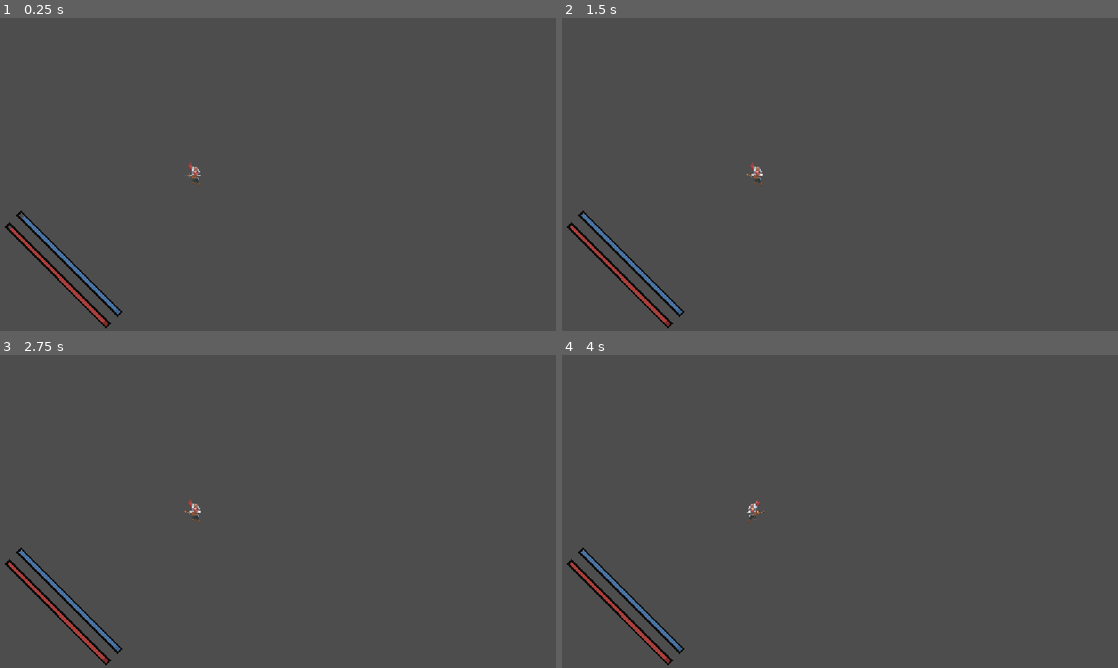
Above: before the commit, frames 1-4 (two rows, left to right).
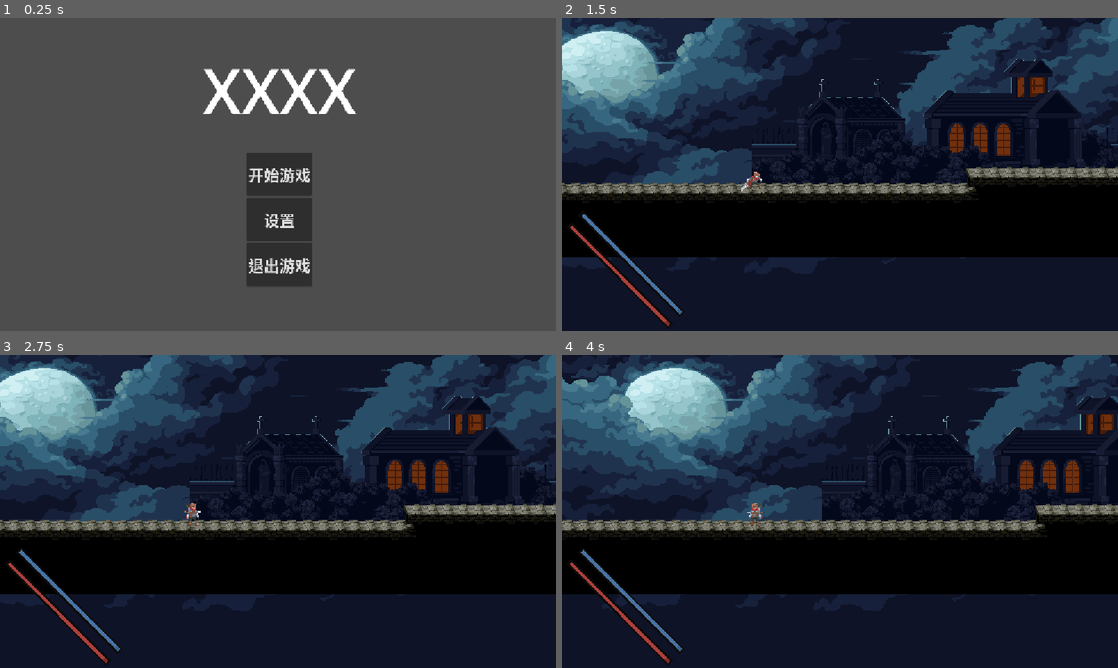
Above: after the commit, the same moments.

Repository: soufih/Dodot_Demo
Game: Godot game, scene res://Scene/Map/MainScene/MainScene.tscn
Same seed, same stepped clock (60 frames per second), same inputs: the game is played once before the commit and once after it. Before the commit the project starts from res://Scene/MainScene/MainScene.tscn.
Inputs (mouse positions are in pixels of both pictures, inside the frame that each line leads up to):
- Up to frame 1 (0.25 s): no input
- Up to frame 2 (1.5 s): click (840, 174) at 0.5 s, where only the run after the commit has a clickable "开始游戏"; tap Enter at 1.25 s; move the mouse to (962, 158) at 1.27 s; hold D (MoveRight) from 1.28 s (still down); tap J (Attack) at 1.35 s; click (962, 158) at 1.42 s
- Up to frame 3 (2.75 s): tap W (Jump) at 1.52 s; release D (MoveRight) at 2 s; drag from (166, 527) to (250, 574) at 2.02 s
- Up to frame 4 (4 s): tap Space at 2.75 s; move the mouse to (895, 442) at 2.77 s; hold A (MoveLeft) 2.78-3.5 s; hold Shift 2.78-3.5 s; drag from (812, 574) to (673, 464) at 3.52 s

The runs differ from the first frame. In frame 1, 7.6% of the frame differs, in the area x 0-65%, y 16-100%; in frame 2, 97%, in the area x 0-100%, y 0-100%; in frame 3, 97%; in frame 4, 97%.
Error before the commit: Attempt to call function 'get_line' in base 'null instance' on a null instance. (res://Script/System/LevelGenerator.gd:58)

Commit message:
结构优化

Diff:
--- a/Scene/MainScene/MainScene.tscn
+++ /dev/null
@@ -1,3 +0,0 @@
-[gd_scene format=3 uid="uid://bpkdfkxoa4u4p"]
-
-[node name="MainScene" type="Node2D"]
--- a/Scene/Map/Home/Home.tscn
+++ b/Scene/Map/Home/Home.tscn
@@ -1,10 +1,11 @@
-[gd_scene load_steps=9 format=4 uid="uid://5x746yhfjp3c"]
+[gd_scene load_steps=10 format=4 uid="uid://5x746yhfjp3c"]
 
 [ext_resource type="Texture2D" uid="uid://d4kr1vwrt4p8" path="res://Rescource/Static/TileSet/Final/Background_0.png" id="1_oxw1y"]
 [ext_resource type="Texture2D" uid="uid://c6fbfl6suptcb" path="res://Rescource/Static/TileSet/Final/Background_1.png" id="2_0qttu"]
 [ext_resource type="Texture2D" uid="uid://dhjcymkjsoi6y" path="res://Rescource/Static/TileSet/Final/Tiles.png" id="2_hly1h"]
 [ext_resource type="Texture2D" uid="uid://bl3h2gyh1bkyd" path="res://Rescource/Static/TileSet/Final/brush.png" id="4_dkyxa"]
 [ext_resource type="PackedScene" uid="uid://dkpfad1e406sr" path="res://Scene/Map/Barrier.tscn" id="5_dkyxa"]
+[ext_resource type="Script" uid="uid://ikp4rqib57ny" path="res://Script/Map/Startpoint.gd" id="6_p4x0u"]
 
 [sub_resource type="TileSetAtlasSource" id="TileSetAtlasSource_0qttu"]
 texture = ExtResource("2_hly1h")
@@ -575,7 +576,6 @@
 sources/1 = SubResource("TileSetAtlasSource_p4x0u")
 
 [node name="Home" type="Node2D"]
-position = Vector2(0, 220)
 
 [node name="Background0" type="Sprite2D" parent="."]
 position = Vector2(111.99997, -41.000004)
@@ -596,3 +596,7 @@
 
 [node name="Barrier2" parent="." instance=ExtResource("5_dkyxa")]
 position = Vector2(-531, -34)
+
+[node name="Startpoint" type="Marker2D" parent="."]
+position = Vector2(1, -92)
+script = ExtResource("6_p4x0u")
--- /dev/null
+++ b/Scene/Map/Level/LevelScene.tscn
@@ -0,0 +1,6 @@
+[gd_scene load_steps=2 format=3 uid="uid://dn6etfky2c7oa"]
+
+[ext_resource type="Script" uid="uid://ddn02rt4ig6n8" path="res://Script/Map/level_scene.gd" id="1_kghl0"]
+
+[node name="LevelScene" type="Node2D"]
+script = ExtResource("1_kghl0")
--- /dev/null
+++ b/Scene/Map/MainScene/MainScene.tscn
@@ -0,0 +1,13 @@
+[gd_scene load_steps=2 format=3 uid="uid://bpkdfkxoa4u4p"]
+
+[ext_resource type="PackedScene" uid="uid://dj557uye5f0gc" path="res://UI/MainScene_UI/Mainmenu.tscn" id="1_1trh6"]
+
+[node name="MainScene" type="Node2D"]
+
+[node name="CanvasLayer" type="CanvasLayer" parent="."]
+
+[node name="Mainmenu" parent="CanvasLayer" instance=ExtResource("1_1trh6")]
+offset_left = 3.0
+offset_top = 2.0
+offset_right = 3.0
+offset_bottom = 2.0
--- a/Scene/Map/TestMap.tscn
+++ b/Scene/Map/TestMap.tscn
@@ -1,6 +1,6 @@
 [gd_scene load_steps=2 format=3 uid="uid://vc4v0c4ketm6"]
 
-[ext_resource type="Script" uid="uid://bp2w26nctj7d6" path="res://Script/System/LevelGenerator.gd" id="1_xqt6b"]
+[ext_resource type="Script" uid="uid://bp2w26nctj7d6" path="res://Script/Map/LevelGenerator.gd" id="1_xqt6b"]
 
 [node name="Node" type="Node"]
 script = ExtResource("1_xqt6b")
--- /dev/null
+++ b/Script/Base/BaseMapSence.gd
@@ -0,0 +1,2 @@
+extends Node
+class_name BaseMapSence
--- /dev/null
+++ b/Script/Base/BaseUISence.gd
@@ -0,0 +1,2 @@
+extends Node
+class_name BaseUISence
--- a/Script/Base/BaseWeapon.gd
+++ b/Script/Base/BaseWeapon.gd
@@ -1,15 +1,13 @@
 class_name BaseWeapon
 extends AnimatedSprite2D
 
-var Porperty:WeaponPorperty
+@onready var Porperty:WeaponPorperty = WeaponManager.get_weapon_porperty(self.name)
+@onready var Hitboxs:Marker2D = get_node("Hitboxs")
+
 var Rank:int = 1
-var Hitboxs:Marker2D
 var EquipmentOwner: BaseCharacter
 
-
 func _ready() -> void:
-	Porperty =  WeaponManager.get_weapon_porperty(self.name)
-	Hitboxs = get_node("Hitboxs")
 	add_to_group("Weapon")
 
 ##执行攻击
--- a/Script/DataAccess/DataLoader.gd
+++ b/Script/DataAccess/DataLoader.gd
@@ -9,12 +9,15 @@
 	ResourceManager.load_item_catalog()
 	WeaponManager.load_weapon()
 	EnemyManager.load_enemy()
-	LevelGenerator.prepare_generating()
+	# LevelGenerator.prepare_generating()
 
 
-	HERO = preload("res://Scene/Hero/Hero.tscn").instantiate()
+	# HERO = preload("res://Scene/Hero/Hero.tscn").instantiate()
+	# HERO.hide()
+	# add_child(HERO)
 
-	LevelGenerator.generate_level(0)
+
+	# LevelGenerator.generate_level(0)
 
 	# var TestMap = preload("res://Scene/Map/Home/Home.tscn").instantiate()
 	# add_child(TestMap)
@@ -25,4 +28,12 @@
 	# var Enemy2 = preload("res://Scene/Enemy/Enemy2.tscn").instantiate()
 	# add_child(Enemy2)
 
-	add_child(HERO)
+
+func set_hero(hero:BaseCharacter):
+	if hero:
+		HERO = hero
+
+func get_hero():
+	if HERO:
+		return HERO
+	return null
--- a/Script/System/LevelGenerator.gd
+++ b/Script/Map/LevelGenerator.gd
@@ -1,17 +1,15 @@
 extends Node
 
-var ReferLevelRoomLog:LevelRoomLog
-var ReferLevelTemplateLog:LevelTemplateLog
+static var ReferLevelRoomLog:LevelRoomLog
+static var ReferLevelTemplateLog:LevelTemplateLog
 
 var Startpoint:Vector2i
-var RoomLoadThreads:Thread = Thread.new()
 
 #房间数据初始化
 func prepare_generating():
 	randomize()
 	load_level_room_log()
 	load_level_template_log()
-	create_threads()
 
 #生成关卡
 func generate_level(level: int):
@@ -21,12 +19,16 @@
 
 #加载房间列表
 func load_level_room_log():
+	if ReferLevelRoomLog:
+		return
 	ReferLevelRoomLog = load("uid://dh3a2qfk263s4") as LevelRoomLog
 	if !ReferLevelRoomLog:
 		push_error("ERRO!WHEN LOAD ROOMS OF LEVEL")
 
 #加载模板列表
 func load_level_template_log():
+	if ReferLevelTemplateLog:
+		return
 	ReferLevelTemplateLog = load("uid://imcee336yrsx") as LevelTemplateLog
 	if !ReferLevelTemplateLog:
 		push_error("ERRO!WHEN LOAD LEVEL TEMPLATE")
@@ -196,8 +198,10 @@
 
 #生成玩家
 func generate_player():
-	var player:BaseCharacter = DataLoader.HERO
-	player.global_position = Startpoint
+	var hero = load("res://Scene/Hero/Hero.tscn").instantiate()
+	DataLoader.set_hero(hero)
+	add_child(hero)
+	hero.global_position = Startpoint
 	print("Done! Generate Player")
 
 ##销毁关卡
--- /dev/null
+++ b/Script/Map/LevelInformation.gd
@@ -0,0 +1,11 @@
+extends Node
+
+@export var Level:int = 0
+@export var LevelName:String = ""
+
+func set_level_info(level:int, level_name:String) -> void:
+	Level = level
+	LevelName = level_name
+
+func get_level_info() -> Dictionary:
+	return {"Level": Level, "LevelName": LevelName}
--- /dev/null
+++ b/Script/Map/Startpoint.gd
@@ -0,0 +1,6 @@
+extends Node2D
+
+func _ready() -> void:
+	var hero = load("res://Scene/Hero/Hero.tscn").instantiate()
+	DataLoader.set_hero(hero)
+	add_child(hero)
--- /dev/null
+++ b/Script/Map/level_scene.gd
@@ -0,0 +1,11 @@
+extends Node2D
+
+static var LvGenerator:LevelGenerator = LevelGenerator.new()
+
+func _init() -> void:
+	generate_level(LevelInformation.get_level_info()["Level"])
+
+##生成关卡
+func generate_level(level:int) -> void:
+	if LvGenerator:
+		LvGenerator.call_deferred("generate_level", level)
--- a/Script/System/BackpackSystem.gd
+++ b/Script/System/BackpackSystem.gd
@@ -212,10 +212,12 @@
 	ContianerX = newContianerX
 	SignalBus.backpack_changed.emit()
 
+
 func set_contianer_y(newContianerY: int):
 	ContianerY = newContianerY
 	SignalBus.backpack_changed.emit()
 
+
 func set_current_contianer(newCurrentContianer: int):
 	CurrentContianer = newCurrentContianer
 	SignalBus.backpack_changed.emit()
--- a/Script/System/CompoundSystem.gd
+++ b/Script/System/CompoundSystem.gd
@@ -1,31 +1,31 @@
-extends Node
-
+extends RefCounted
+class_name CompondSystem
 
 ##查询产物
 func query_product(id: int) ->Array[int]:
-    var products:Array[int] = ResourceManager.get_item_products(id)
-    return products
+	var products:Array[int] = ResourceManager.get_item_products(id)
+	return products
 
 ##查询配方
 func query_recipe(id: int) ->Array[int]:
-    var recipe:Array[int] = ResourceManager.get_item_recipe(id)
-    return recipe
+	var recipe:Array[int] = ResourceManager.get_item_recipe(id)
+	return recipe
 
 ##合成物品
 func compound(id: int) ->bool:
-    #获取配方
-    var recipe:Array[int] = query_recipe(id)
+	#获取配方
+	var recipe:Array[int] = query_recipe(id)
 
-    if recipe.size() == 0:  #没有配方
-        return false
+	if recipe.size() == 0:  #没有配方
+		return false
 
-    #检查材料是否足够
-    for item_id in recipe:
-        if WarehouseSystem.get_item_count(item_id) <= 0:
-            return false
+	#检查材料是否足够
+	for item_id in recipe:
+		if WarehouseSystem.get_item_count(item_id) <= 0:
+			return false
 
-    #扣除材料
-    for item_id in recipe:
-        WarehouseSystem.modify_item_count(item_id, -1)
+	#扣除材料
+	for item_id in recipe:
+		WarehouseSystem.modify_item_count(item_id, -1)
 
-    return true
+	return true
--- a/Script/System/DamageSystem.gd
+++ b/Script/System/DamageSystem.gd
@@ -1,4 +1,4 @@
-extends Node
+extends RefCounted
 
 ##伤害检测
 func damage_assess(Source:BaseCharacter, Target:BaseCharacter, Attack:DamagePorperty):
--- a/Script/System/DroppedItemSystem.gd
+++ b/Script/System/DroppedItemSystem.gd
@@ -1,7 +1,6 @@
 extends Node
 
 var dropped_item_scene:PackedScene = preload("uid://brjmaexsiviws")
-
 
 
 func create_dropped_item(item_list:Array, postion:Vector2i):
--- a/Script/System/Enum.gd
+++ b/Script/System/Enum.gd
@@ -1,4 +1,5 @@
-extends Node
+extends RefCounted
+class_name ENUM
 
 ##伤害类型
 enum DamageType {Physics, Fire, Ice}
--- a/Script/System/UIManager.gd
+++ b/Script/System/UIManager.gd
@@ -11,7 +11,6 @@
 func _ready() -> void:
 	load_ui_layer_config()
 
-
 	load_ui("uid://dg5jscvs3feh3") #装备栏UI
 	load_ui("uid://1s1kttvb6l7w") #物品栏UI
 	load_ui("uid://cyy1mus77qou1")#暂停菜单UI
@@ -21,7 +20,6 @@
 func load_ui_layer_config():
 	var TmpSlotLayer = CanvasLayer.new()
 	UILayer = CanvasLayer.new()
-
 
 	add_child(TmpSlotLayer)
 	add_child(UILayer)
@@ -78,6 +76,7 @@
 	if UIStack.size() > 0:
 		var top_ui: BaseUI = UIStack[UIStack.size() - 1]
 		top_ui.hide()
+		is_paused = false
 	else: #栈为空时打开暂停菜单
 		open_pause_menu()
 
--- /dev/null
+++ b/Script/UI_Script/LevelMap/select_level.gd
@@ -0,0 +1,8 @@
+extends Node
+
+var GenerateThread:Thread = null
+static var LvGenerator:LevelGenerator = LevelGenerator.new()
+
+func _ready() -> void:
+	GenerateThread = Thread.new()
+	LvGenerator.prepare_generating()
--- a/Script/UI_Script/Mainmenu.gd
+++ b/Script/UI_Script/Mainmenu.gd
@@ -5,19 +5,21 @@
 @onready var quit_button = $ButtonContainer/quit
 
 func _ready() -> void:
-	begin()
 	start_button.pressed.connect(on_start_pressed)
 	setting_button.pressed.connect(on_setting_pressed)
 	quit_button.pressed.connect(on_quit_pressed)
 
 
 func on_start_pressed():
-	SceneLoader.next_scene = "res://Scene/MainScene/MainScene.tscn"
-	get_tree().change_scene_to_packed(SceneLoader.loading_scene)
-#跳转游戏界面
+	$".".visible = false
+	var loading_scene = load("res://UI/Loading_screen/loading_screen.tscn").instantiate()
+	loading_scene.set_next_scene("res://Scene/Map/Home/Home.tscn")
+	$"..".add_child(loading_scene)
+
 
 func on_setting_pressed():
 	UIManager.setting_panel_instance.show()
 
+
 func on_quit_pressed():
 	get_tree().quit()
--- a/Script/UI_Script/loading_screen.gd
+++ b/Script/UI_Script/loading_screen.gd
@@ -1,17 +1,32 @@
 extends BaseUI
+class_name LoadingScreenUI
 
-func _ready() -> void:
-	begin()
-	#ResourceLoader.load_threaded_request()
-#加载资源
+@onready var Bar = $ProgressBar
+@onready var progress_number_Lb = $progress_number_Lb
+
+var next_scene:String
+
+
+func _enter_tree() -> void:
+	ResourceLoader.load_threaded_request(next_scene, '', true)
+
 
 func _process(_delta: float) -> void:
+	#获取加载进度
 	var progress = []
-	#ResourceLoader.load_threaded_get_status()
-	$ProgressBar.value = progress[0] * 100
-	$progress_number_Lb.text = str(progress[0] * 100)+"%"
+	ResourceLoader.load_threaded_get_status(next_scene,progress)
 
-	#if progress[0] == 1:
-		#var packed_scene = ResourceLoader.load_threaded_get()
-		#get_tree().change_scene_to_packed(packed_scene)
-#	加载完成后跳转下一个界面
+	#更新进度条
+	Bar.value = progress[0] * 100
+	progress_number_Lb.text = str(Bar.value)+"%"
+
+	#加载完成后跳转下一个界面
+	if progress[0] == 1:
+		var original_scene: Node2D= get_tree().current_scene
+		var packed_scene = ResourceLoader.load_threaded_get(next_scene)
+		get_tree().change_scene_to_packed(packed_scene)
+		original_scene.queue_free()
+
+
+func set_next_scene(scene_path:String) -> void:
+	next_scene = scene_path
--- a/Script/UI_Script/player_state_ui.gd
+++ b/Script/UI_Script/player_state_ui.gd
@@ -1,6 +1,5 @@
 extends BaseUI
 
-@onready var Hero: BaseCharacter = DataLoader.HERO
 @onready var health_bar: TextureProgressBar = $HP/Health_bar
 @onready var mana_bar: TextureProgressBar = $MP/Mana_bar
 
@@ -12,9 +11,11 @@
 var mana: float
 var need_update_mana:bool = true
 var base_max_mana: float = 100
+var Hero:BaseCharacter
 
 func _ready() ->void:
 	begin()
+	Hero = DataLoader.get_hero()
 	SignalBus.mana_changed.connect(update_mana)
 	SignalBus.health_changed.connect(update_health)
 	await get_tree().create_timer(0.1).timeout
@@ -23,15 +24,17 @@
 
 #血条显示更新
 func update_health() ->void:
-	max_health = Hero.get_character_max_health()
-	health = Hero.get_character_current_health()
-	need_update_health = true
+	if Hero:
+		max_health = Hero.get_character_max_health()
+		health = Hero.get_character_current_health()
+		need_update_health = true
 
 #法力值显示更新
 func update_mana() ->void:
-	max_mana = Hero.get_character_max_mana()
-	mana = Hero.get_character_current_mana()
-	need_update_mana = true
+	if Hero:
+		max_mana = Hero.get_character_max_mana()
+		mana = Hero.get_character_current_mana()
+		need_update_mana = true
 
 #顺滑血条变化
 func _process(delta: float) -> void:
@@ -40,7 +43,6 @@
 	if mana_bar.max_value == max_mana && mana_bar.value == mana:
 		need_update_mana = false
 
-
 	if need_update_health:
 		health_bar.max_value = lerpf(health_bar.max_value, max_health, delta*2)
 		health_bar.value = lerpf(health_bar.value, health, delta*2)
--- a/UI/Loading_screen/loading_screen.tscn
+++ b/UI/Loading_screen/loading_screen.tscn
@@ -9,6 +9,8 @@
 anchor_bottom = 1.0
 grow_horizontal = 2
 grow_vertical = 2
+size_flags_horizontal = 4
+size_flags_vertical = 4
 script = ExtResource("1_poetl")
 
 [node name="progress_titiel_Lb" type="Label" parent="."]
--- a/project.godot
+++ b/project.godot
@@ -36,17 +36,15 @@
 EnemyManager="*res://Script/DataAccess/EnemyManager.gd"
 BackpackSystem="*res://Script/System/BackpackSystem.gd"
 EquipmentSlotSystem="*res://Script/System/EquipmentSlotSystem.gd"
-LevelGenerator="*res://Script/System/LevelGenerator.gd"
 VolumeManager="*res://Script/UI_Script/VolumeManager.gd"
-DamageSystem="*res://Script/System/DamageSystem.gd"
-ENUM="*res://Script/System/Enum.gd"
 StatusEffectManager="*res://Script/System/StatusEffectManager.gd"
 DroppedItemSystem="*res://Script/System/DroppedItemSystem.gd"
 UIManager="*res://Script/System/UIManager.gd"
 WarehouseSystem="*res://Script/System/WarehouseSystem.gd"
-CompoundSystem="*res://Script/System/CompoundSystem.gd"
 SignalBus="*res://Script/System/SignalBus.gd"
-SceneLoader="*res://Script/System/SceneLoader.gd"
+LevelInformation="*res://Script/Map/LevelInformation.gd"
+LevelGenerator="*res://Script/Map/LevelGenerator.gd"
+DamageSystem="*res://Script/System/DamageSystem.gd"
 
 [debug]
 
@@ -64,6 +62,16 @@
 [editor_plugins]
 
 enabled=PackedStringArray("res://addons/resources_spreadsheet_view/plugin.cfg")
+
+[file_customization]
+
+folder_colors={
+"res://Rescource/": "red",
+"res://Scene/": "yellow",
+"res://Script/": "blue",
+"res://UI/": "teal",
+"res://addons/": "purple"
+}
 
 [global_group]
 
Not shown, added: Script/Base/BaseMapSence.gd.uid
Not shown, added: Script/Base/BaseUISence.gd.uid
Renamed: Script/System/LevelGenerator.gd.uid -> Script/Map/LevelGenerator.gd.uid
Not shown, added: Script/Map/LevelInformation.gd.uid
Not shown, added: Script/Map/Startpoint.gd.uid
Not shown, added: Script/Map/level_scene.gd.uid
Not shown, added: Script/UI_Script/LevelMap/select_level.gd.uid
